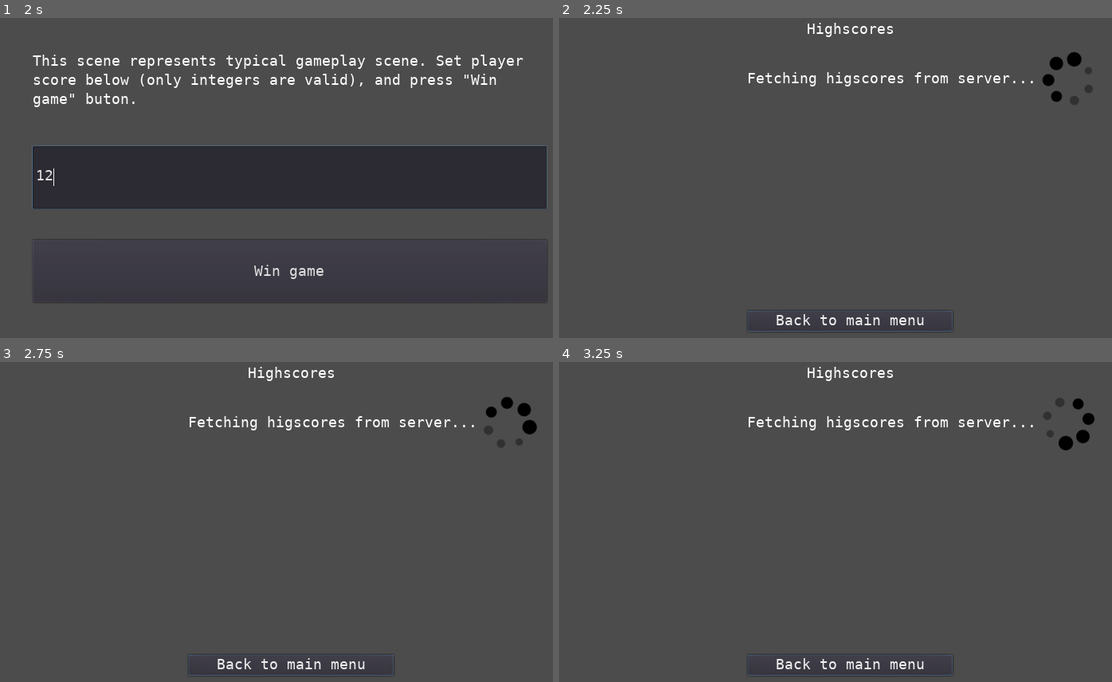
Above: before the commit, frames 1-4 (two rows, left to right).
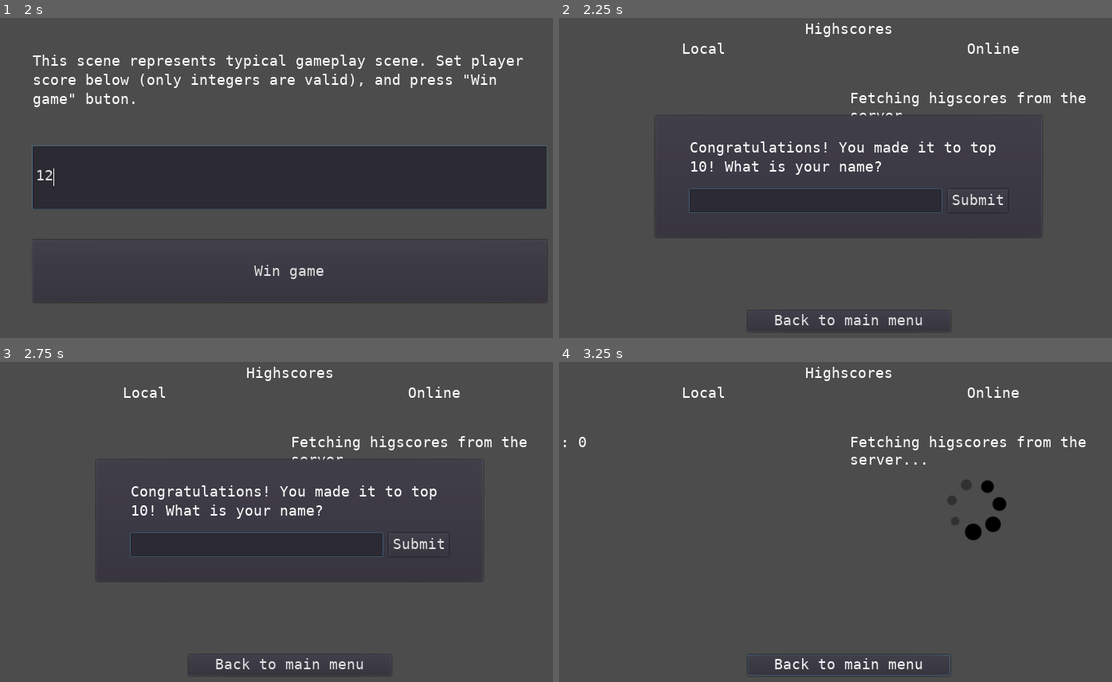
Above: after the commit, the same moments.

Repository: M4R774/highscores-client-godot-example
Game: Godot game, scene res://Scenes/main_menu.tscn
Two runs of this game, one before a commit and one after it. Both use one fixed random seed, a clock stepped at 60 frames per second and the inputs below.
Inputs (mouse positions are in pixels of both pictures, inside the frame that each line leads up to):
- Up to frame 1 (2 s): click "Start" at 0.5 s; click (287, 178) at 1.27 s; type "12" at 1.35 s
- Up to frame 2 (2.25 s): click "Win game" at 2 s
- Up to frame 3 (2.75 s): no input
- Up to frame 4 (3.25 s): click (979, 544) at 2.75 s, where only the run after the commit has a clickable "Submit"

Frame 1 is identical in both runs. In frame 2, 7.6% of the frame differs, in the area x 17-97%, y 1-99%; in frame 3, 7.6%, in the area x 17-98%, y 1-99%; in frame 4, 3.0%.
Error before the commit: Invalid get index 'domain' (on base: 'Nil'). (res://Scripts/HIGHSCORE_SINGLETON.gd:28)
Error after the commit: Invalid get index 'domain' (on base: 'Nil'). (res://Scripts/HIGHSCORE_SINGLETON.gd:29)

Commit message:
Add local leaderboard

Diff:
--- a/Scenes/highscores.tscn
+++ b/Scenes/highscores.tscn
@@ -11,65 +11,128 @@
 [node name="Highscores" type="Control"]
 anchor_right = 1.0
 anchor_bottom = 1.0
+script = ExtResource( 3 )
+playername_prompt_path = NodePath("Playername_prompt")
+namefield_path = NodePath("Playername_prompt/PanelContainer/MarginContainer/VBoxContainer/HBoxContainer/NameField")
+loading_icon_path = NodePath("Scoreboard/VBoxContainer/HBoxContainer/Online/Loading-icon")
+to_main_menu_path = NodePath("Scoreboard/VBoxContainer/MarginContainer2/Back to main menu")
+local_highscores_text_path = NodePath("Scoreboard/VBoxContainer/HBoxContainer/Offline/Scores")
+online_highscores_text_path = NodePath("Scoreboard/VBoxContainer/HBoxContainer/Online/Scores")
 
 [node name="Scoreboard" type="MarginContainer" parent="."]
-margin_right = 1030.0
+margin_right = 1026.0
 margin_bottom = 600.0
-custom_constants/margin_right = 200
+custom_constants/margin_right = 50
 custom_constants/margin_top = 50
-custom_constants/margin_left = 200
+custom_constants/margin_left = 50
 custom_constants/margin_bottom = 50
 
 [node name="VBoxContainer" type="VBoxContainer" parent="Scoreboard"]
-margin_left = 200.0
+margin_left = 50.0
 margin_top = 50.0
-margin_right = 830.0
-margin_bottom = 550.0
-custom_constants/separation = 50
-
-[node name="Title" type="Label" parent="Scoreboard/VBoxContainer"]
-margin_right = 630.0
+margin_right = 976.0
+margin_bottom = 551.0
+
+[node name="Label" type="Label" parent="Scoreboard/VBoxContainer"]
+margin_right = 926.0
 margin_bottom = 29.0
 theme = ExtResource( 4 )
 text = "Highscores"
 align = 1
+
+[node name="HBoxContainer" type="HBoxContainer" parent="Scoreboard/VBoxContainer"]
+margin_top = 33.0
+margin_right = 926.0
+margin_bottom = 462.0
+
+[node name="Offline" type="VBoxContainer" parent="Scoreboard/VBoxContainer/HBoxContainer"]
+margin_right = 461.0
+margin_bottom = 429.0
+size_flags_horizontal = 3
+size_flags_vertical = 3
+custom_constants/separation = 50
+
+[node name="Title" type="Label" parent="Scoreboard/VBoxContainer/HBoxContainer/Offline"]
+margin_right = 461.0
+margin_bottom = 29.0
+theme = ExtResource( 4 )
+text = "Local"
+align = 1
 valign = 1
 
-[node name="MarginContainer" type="MarginContainer" parent="Scoreboard/VBoxContainer"]
+[node name="Scores" type="RichTextLabel" parent="Scoreboard/VBoxContainer/HBoxContainer/Offline"]
 margin_top = 79.0
-margin_right = 630.0
-margin_bottom = 109.0
-custom_constants/margin_left = 150
-
-[node name="Loading-icon" type="Sprite" parent="Scoreboard/VBoxContainer/MarginContainer"]
-position = Vector2( 666, 15 )
+margin_right = 461.0
+margin_bottom = 379.0
+size_flags_horizontal = 3
+size_flags_vertical = 3
+theme = ExtResource( 4 )
+text = "Rivi 1               1338
+Aleksi Martikainen22 1337
+Rivi 3
+RIvi 4
+Rivi 5
+Rivi 6
+Rivi 7
+Rivi 8
+Rivi 9
+Rivi 10"
+fit_content_height = true
+scroll_active = false
+
+[node name="MarginContainer" type="MarginContainer" parent="Scoreboard/VBoxContainer/HBoxContainer/Offline"]
+margin_top = 429.0
+margin_right = 461.0
+margin_bottom = 429.0
+size_flags_horizontal = 3
+size_flags_vertical = 3
+
+[node name="Online" type="VBoxContainer" parent="Scoreboard/VBoxContainer/HBoxContainer"]
+margin_left = 465.0
+margin_right = 926.0
+margin_bottom = 429.0
+size_flags_horizontal = 3
+size_flags_vertical = 3
+custom_constants/separation = 50
+
+[node name="Title" type="Label" parent="Scoreboard/VBoxContainer/HBoxContainer/Online"]
+margin_right = 461.0
+margin_bottom = 29.0
+theme = ExtResource( 4 )
+text = "Online"
+align = 1
+valign = 1
+
+[node name="Scores" type="RichTextLabel" parent="Scoreboard/VBoxContainer/HBoxContainer/Online"]
+margin_top = 79.0
+margin_right = 461.0
+margin_bottom = 429.0
+size_flags_horizontal = 3
+size_flags_vertical = 3
+theme = ExtResource( 4 )
+text = "Fetching higscores from the server...
+"
+fit_content_height = true
+scroll_active = false
+
+[node name="Loading-icon" type="Sprite" parent="Scoreboard/VBoxContainer/HBoxContainer/Online"]
+position = Vector2( 203, 199 )
+scale = Vector2( 1.15625, 1.15625 )
 texture = ExtResource( 6 )
 script = ExtResource( 7 )
 
-[node name="Scores" type="RichTextLabel" parent="Scoreboard/VBoxContainer/MarginContainer"]
-margin_left = 150.0
-margin_right = 630.0
-margin_bottom = 30.0
-size_flags_horizontal = 3
-size_flags_vertical = 3
-theme = ExtResource( 4 )
-text = "Fetching higscores from server..."
-fit_content_height = true
-scroll_active = false
-script = ExtResource( 3 )
-
 [node name="MarginContainer2" type="MarginContainer" parent="Scoreboard/VBoxContainer"]
-margin_top = 465.0
-margin_right = 630.0
-margin_bottom = 500.0
+margin_top = 466.0
+margin_right = 926.0
+margin_bottom = 501.0
 size_flags_horizontal = 11
 size_flags_vertical = 14
-custom_constants/margin_right = 150
-custom_constants/margin_left = 150
+custom_constants/margin_right = 300
+custom_constants/margin_left = 300
 
 [node name="Back to main menu" type="Button" parent="Scoreboard/VBoxContainer/MarginContainer2"]
-margin_left = 150.0
-margin_right = 480.0
+margin_left = 300.0
+margin_right = 626.0
 margin_bottom = 35.0
 size_flags_horizontal = 3
 size_flags_vertical = 3
@@ -139,3 +202,5 @@
 theme = ExtResource( 4 )
 text = "Submit"
 script = ExtResource( 2 )
+playername_prompt_path = NodePath("../../../../..")
+highscore_manager_path = NodePath("../../../../../..")
--- a/Scripts/HIGHSCORE_SINGLETON.gd
+++ b/Scripts/HIGHSCORE_SINGLETON.gd
@@ -8,6 +8,7 @@
 var BACKEND_USERNAME : String = ""
 var BACKEND_PASSWORD : String = ""
 
+var LOCAL_HIGHSCORES : Array = []
 
 func _ready():
 	GAME_NAME = ProjectSettings.get_setting('application/config/name')
@@ -28,3 +29,29 @@
 	BACKEND_DOMAIN = content_as_dictionary["domain"]
 	BACKEND_USERNAME = content_as_dictionary["username"]
 	BACKEND_PASSWORD = content_as_dictionary["password"]
+
+
+func score_is_high_enough_for_local_leaderboard(score):
+	if LOCAL_HIGHSCORES.size() < 10 or LOCAL_HIGHSCORES[-1].Score < score:
+		return true
+	else:
+		return false
+
+
+func add_new_local_highscore():
+	if score_is_high_enough_for_local_leaderboard(SCORE):
+		LOCAL_HIGHSCORES.append(PlayerScore.new(PLAYER_NAME, SCORE))
+	LOCAL_HIGHSCORES.sort_custom(self, "customPlayerComparison")
+
+
+class PlayerScore:
+	var Name: String
+	var Score: int
+
+	func _init(name, score):
+		self.Name = name
+		self.Score = score
+
+
+func customPlayerComparison(player_a, player_b):
+	return player_a.Score < player_b.Score
--- a/Scripts/highscore_manager.gd
+++ b/Scripts/highscore_manager.gd
@@ -1,52 +1,79 @@
-extends RichTextLabel
+extends Control
+
+export var playername_prompt_path := @""; onready var playername_prompt := get_node(playername_prompt_path) as Node
+export var namefield_path := @""; onready var namefield := get_node(namefield_path) as Node
+export var loading_icon_path := @""; onready var loading_icon := get_node(loading_icon_path) as Node2D
+export var to_main_menu_path := @""; onready var to_main_menu := get_node(to_main_menu_path) as Node
+export var local_highscores_text_path := @""; onready var local_highscores_text := get_node(local_highscores_text_path) as RichTextLabel
+export var online_highscores_text_path := @""; onready var online_highscores_text := get_node(online_highscores_text_path) as RichTextLabel
 
 var http_client = HTTPClient.new()
 var back_end_url = ""
 
+
 func _ready():
 	back_end_url = "https://" + HIGHSCORE_SINGLETON.BACKEND_DOMAIN + "/highscores/" + HIGHSCORE_SINGLETON.GAME_NAME
-	$"../../../../Playername_prompt".visible = false
-	$"../../MarginContainer2/Back to main menu".grab_focus()
+	playername_prompt.visible = false
+	to_main_menu.grab_focus()
 	update_highscores_table()
 	check_if_players_score_is_high_enough()
 
 
 func update_highscores_table():
-	$"../Loading-icon".visible = true
+	update_local_highscores_table()
+
+	loading_icon.visible = true
 	var request = HTTPRequest.new()
 	add_child(request)
 	request.connect("request_completed", self, "_on_get_highscores_request_completed")
 	request.request(back_end_url)
-	#request.queue_free()
+
+
+func update_local_highscores_table():
+	var local_highscores_text_content = ""
+	for player in HIGHSCORE_SINGLETON.LOCAL_HIGHSCORES:
+		local_highscores_text_content += (player.Name + ": " + str(player.Score) + "\n")
+	local_highscores_text.text = local_highscores_text_content
 
 
 func _on_get_highscores_request_completed(_result, _response_code, _headers, body):
 	var response_body = body.get_string_from_utf8()
-	self.text = response_body
-	$"../Loading-icon".visible = false
+	online_highscores_text = response_body
+	loading_icon.visible = false
 
 
 func check_if_players_score_is_high_enough():
 	if HIGHSCORE_SINGLETON.SCORE == null:
 		return
-	var request = HTTPRequest.new()
-	add_child(request)
-	request.connect("request_completed", self, "_on_check_if_high_enough_request_completed")
-	request.request(back_end_url + "?score=" + str(HIGHSCORE_SINGLETON.SCORE))
-	#request.queue_free()
+
+	# Offline
+	if HIGHSCORE_SINGLETON.score_is_high_enough_for_local_leaderboard(HIGHSCORE_SINGLETON.SCORE):
+		ask_for_players_name()
+	else:
+		# Online
+		var request = HTTPRequest.new()
+		add_child(request)
+		request.connect("request_completed", self, "_on_check_if_high_enough_request_completed")
+		request.request(back_end_url + "?score=" + str(HIGHSCORE_SINGLETON.SCORE))
 
 
 func _on_check_if_high_enough_request_completed(_result, _response_code, _headers, body):
 	var response_body = body.get_string_from_utf8()
 	if response_body == "true":
-		$"../../../../Playername_prompt".visible = true
-		$"../../../../Playername_prompt/PanelContainer/MarginContainer/VBoxContainer/HBoxContainer/NameField".grab_focus()
+		ask_for_players_name()
 	else:
 		print("Score is not high enough...")
 
 
+func ask_for_players_name():
+	playername_prompt.visible = true
+	namefield.grab_focus()
+
+
 func post_highscores_online():
-	$"../Loading-icon".visible = true
+	HIGHSCORE_SINGLETON.add_new_local_highscore()
+	update_local_highscores_table()
+	loading_icon.visible = true
 	var payload_dict = {"name":HIGHSCORE_SINGLETON.PLAYER_NAME, "score":HIGHSCORE_SINGLETON.SCORE}
 	var payload_string = http_client.query_string_from_dict(payload_dict)
 	var auth=str("Basic ",
@@ -60,8 +87,7 @@
 	request.connect("request_completed", self, "_on_post_highscores_request_completed")
 	request.request(back_end_url, headers, false, HTTPClient.METHOD_POST, payload_string)
 	HIGHSCORE_SINGLETON.SCORE = null
-	$"../../MarginContainer2/Back to main menu".grab_focus()
-	#request.queue_free()
+	to_main_menu.grab_focus()
 
 
 func _on_post_highscores_request_completed(_result, _response_code, _headers, _body):
--- a/Scripts/name_field.gd
+++ b/Scripts/name_field.gd
@@ -4,7 +4,7 @@
 func _ready():
 	max_length = 20
 	if HIGHSCORE_SINGLETON.PLAYER_NAME != null:
-		$".".text = HIGHSCORE_SINGLETON.PLAYER_NAME
+		self.text = HIGHSCORE_SINGLETON.PLAYER_NAME
 		self.select_all()
 	var _result = self.connect("text_changed", self, "text_changed")
 	var _result2 = self.connect("text_entered", self, "enter_pressed")
--- a/Scripts/submit_highscore.gd
+++ b/Scripts/submit_highscore.gd
@@ -1,6 +1,9 @@
 extends Button
+
+export var playername_prompt_path := @""; onready var playername_prompt := get_node(playername_prompt_path) as Node
+export var highscore_manager_path := @""; onready var highscore_manager := get_node(highscore_manager_path) as Node
 
 
 func _pressed():
-	$"../../../../..".visible = false
-	$"../../../../../../Scoreboard/VBoxContainer/MarginContainer/Scores".post_highscores_online()
+	playername_prompt.visible = false
+	highscore_manager.post_highscores_online()
